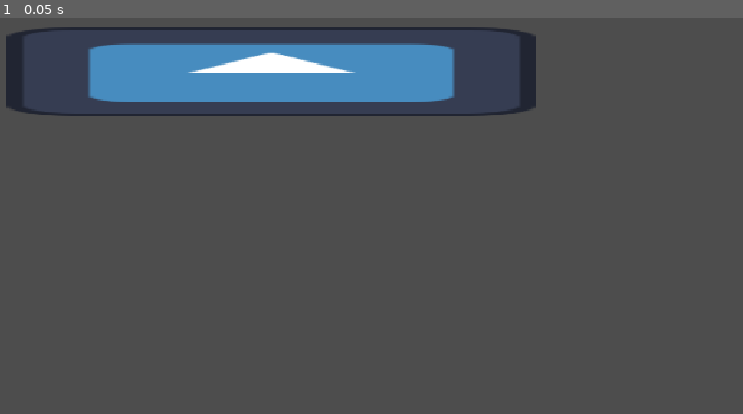
Above: before the commit, frame 1.
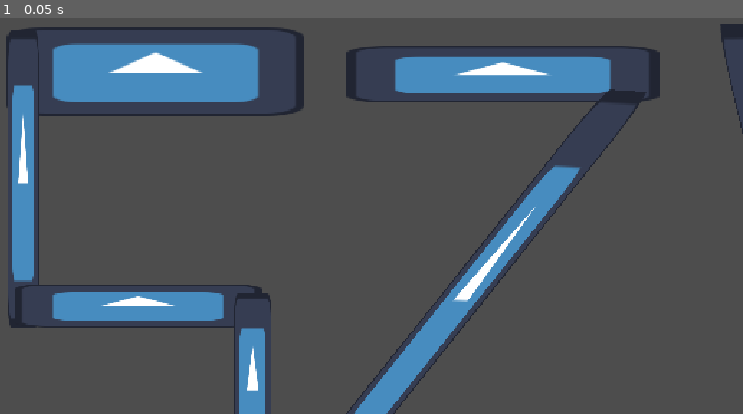
Above: after the commit, the same moment.

Repository: Blivees/game001
Game: Godot game, scene res://icon.tscn
The game is run twice, just before and just after one commit, with the same random seed, the same clock (stepped at 60 frames per second) and the same inputs. The project has no main scene, so this scene is started directly. The engine's default icon, where the game draws it, is replaced by a stand-in: a white triangle on a blue panel in a dark square.
Inputs:
- Up to frame 1 (0.05 s): no input

The runs differ from the first frame. In frame 1, 16% of the frame differs, in the area x 1-100%, y 1-100%.

Commit message:
1

Diff:
--- a/icon.tscn
+++ b/icon.tscn
@@ -3,6 +3,110 @@
 [ext_resource type="Texture2D" uid="uid://df1sx6w26acb3" path="res://icon.svg" id="1_tr34o"]
 
 [node name="Icon" type="Sprite2D" unique_id=264229246]
-position = Vector2(473.00003, 155)
-scale = Vector2(5.9609375, 1)
+position = Vector2(306.25, 155)
+scale = Vector2(3.3554683, 1)
 texture = ExtResource("1_tr34o")
+
+[node name="Icon" type="Sprite2D" parent="." unique_id=511532853]
+position = Vector2(-56.870255, 154)
+scale = Vector2(0.10681516, 3.3515625)
+texture = ExtResource("1_tr34o")
+
+[node name="Icon2" type="Sprite2D" parent="." unique_id=1313079662]
+position = Vector2(-7.525029, 337)
+scale = Vector2(0.83061713, 0.484375)
+texture = ExtResource("1_tr34o")
+
+[node name="Icon12" type="Sprite2D" parent="." unique_id=1677629903]
+position = Vector2(-7.82305, 787)
+scale = Vector2(0.83061713, 0.484375)
+texture = ExtResource("1_tr34o")
+
+[node name="Icon3" type="Sprite2D" parent="." unique_id=1308831574]
+position = Vector2(41.64843, 455)
+scale = Vector2(0.12747371, 2.1328125)
+texture = ExtResource("1_tr34o")
+
+[node name="Icon15" type="Sprite2D" parent="." unique_id=1952910356]
+position = Vector2(-60.27474, 900.00006)
+scale = Vector2(0.119615845, 1.9374995)
+texture = ExtResource("1_tr34o")
+
+[node name="Icon16" type="Sprite2D" parent="." unique_id=1443784171]
+position = Vector2(35.09197, 1115)
+scale = Vector2(0.119615845, 1.9374995)
+texture = ExtResource("1_tr34o")
+
+[node name="Icon4" type="Sprite2D" parent="." unique_id=855624674]
+position = Vector2(-14.677536, 590)
+texture = ExtResource("1_tr34o")
+
+[node name="Icon5" type="Sprite2D" parent="." unique_id=341471719]
+position = Vector2(148.93599, 4.0000005)
+scale = Vector2(1.048603, 0.6328125)
+texture = ExtResource("1_tr34o")
+
+[node name="Icon6" type="Sprite2D" parent="." unique_id=884814507]
+position = Vector2(133.00804, 320.42194)
+rotation = 0.23387411
+scale = Vector2(0.15774155, 4.7047443)
+texture = ExtResource("1_tr34o")
+
+[node name="Icon7" type="Sprite2D" parent="." unique_id=67343908]
+position = Vector2(148.52621, 593)
+scale = Vector2(1.2357392, 0.359375)
+texture = ExtResource("1_tr34o")
+
+[node name="Icon8" type="Sprite2D" parent="." unique_id=98171344]
+position = Vector2(454.70557, 268)
+rotation = 0.09250245
+scale = Vector2(0.14342892, 4.9425564)
+texture = ExtResource("1_tr34o")
+
+[node name="Icon9" type="Sprite2D" parent="." unique_id=746718861]
+position = Vector2(320.00006, 343.00003)
+rotation = 0.099483766
+scale = Vector2(0.16734563, 4.1194005)
+texture = ExtResource("1_tr34o")
+
+[node name="Icon10" type="Sprite2D" parent="." unique_id=1945005438]
+position = Vector2(386.82602, 340.05173)
+rotation = -0.15533431
+scale = Vector2(0.18879509, 3.9368043)
+texture = ExtResource("1_tr34o")
+
+[node name="Icon11" type="Sprite2D" parent="." unique_id=266865069]
+position = Vector2(272.241, 268.2031)
+rotation = -0.06981317
+scale = Vector2(0.1242441, 5.2697387)
+texture = ExtResource("1_tr34o")
+
+[node name="Icon13" type="Sprite2D" parent="." unique_id=1667884282]
+position = Vector2(-8.7171135, 1005)
+scale = Vector2(0.749127, 0.5703125)
+texture = ExtResource("1_tr34o")
+
+[node name="Icon14" type="Sprite2D" parent="." unique_id=903808702]
+position = Vector2(-20.637953, 1226)
+scale = Vector2(1, 0.3828125)
+texture = ExtResource("1_tr34o")
+
+[node name="Icon17" type="Sprite2D" parent="." unique_id=798378941]
+position = Vector2(107.21305, 989)
+scale = Vector2(0.21362042, 3.9218748)
+texture = ExtResource("1_tr34o")
+
+[node name="Icon18" type="Sprite2D" parent="." unique_id=1674057723]
+position = Vector2(145.84402, 956)
+scale = Vector2(0.7700815, 0.4609375)
+texture = ExtResource("1_tr34o")
+
+[node name="Icon19" type="Sprite2D" parent="." unique_id=1511815000]
+position = Vector2(147.0361, 1214)
+scale = Vector2(0.7933644, 0.390625)
+texture = ExtResource("1_tr34o")
+
+[node name="Icon20" type="Sprite2D" parent="." unique_id=2098632722]
+position = Vector2(189.46686, 1089.5)
+scale = Vector2(0.15133871, 2.0703125)
+texture = ExtResource("1_tr34o")
